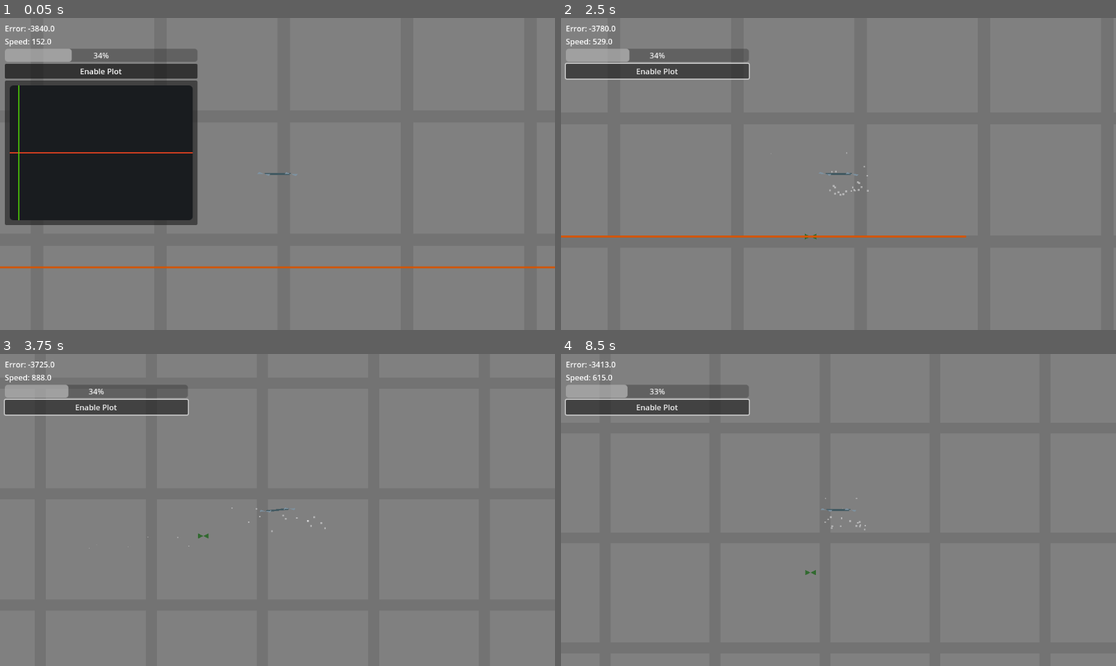
Above: before the commit, frames 1-4 (two rows, left to right).
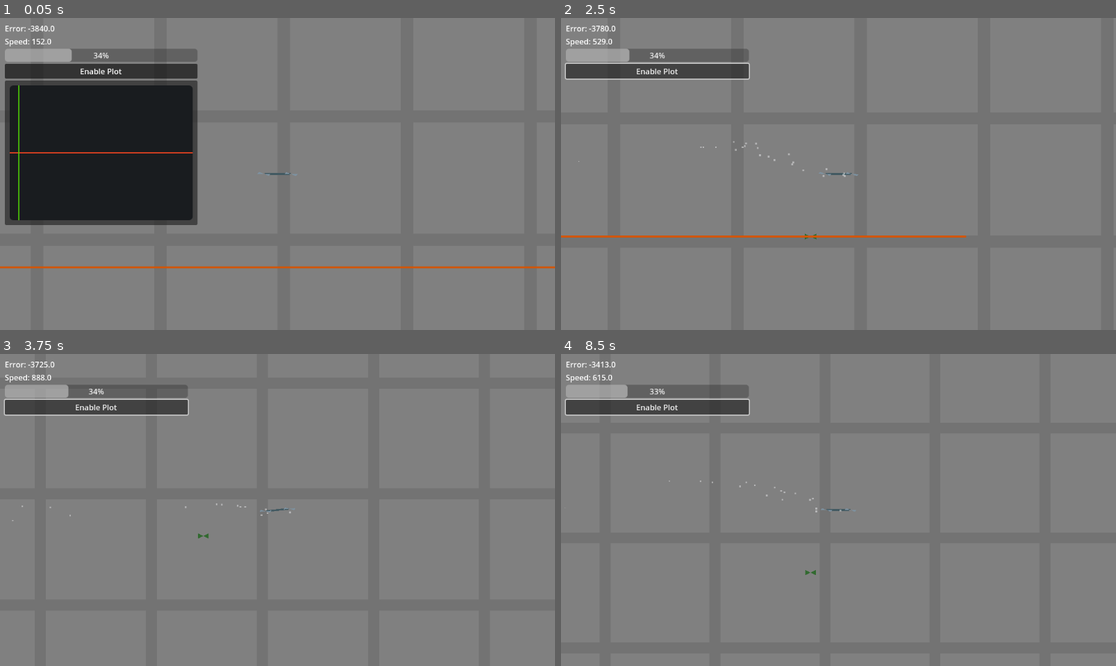
Above: after the commit, the same moments.

Repository: NattHerman/control
Game: Godot game, scene res://main.tscn
The game is run twice, just before and just after one commit, with the same random seed, the same clock (stepped at 60 frames per second) and the same inputs. The engine's default icon, where the game draws it, is replaced by a stand-in: a white triangle on a blue panel in a dark square.
Inputs (mouse positions are in pixels of both pictures, inside the frame that each line leads up to):
- Up to frame 1 (0.05 s): no input
- Up to frame 2 (2.5 s): click "Enable Plot" at 0.5 s; tap Enter (ui_accept) at 1.25, 1.52 s; move the mouse to (960, 158) at 1.27 s; hold D (lean_right) 1.28-2 s; hold Shift (pan_speed_increase) 1.28-2 s; click (960, 158) at 1.42 s; drag from (727, 189) to (810, 236) at 2.02 s
- Up to frame 3 (3.75 s): move the mouse to (333, 441) at 2.77 s; hold D (lean_right) 2.78-3.5 s; hold Mouse wheel down (zoom_out) 2.78-3.5 s; drag from (249, 572) to (111, 463) at 3.52 s
- Up to frame 4 (8.5 s): tap Enter (ui_accept) at 4.25, 4.52, 5.75, 7.52 s; move the mouse to (1005, 556) at 4.27 s; hold A (lean_left) 4.28-5 s; hold Mouse wheel up (zoom_in) 4.28-5 s; drag from (672, 463) to (755, 432) at 5.02 s; move the mouse to (866, 510) at 5.77 s; hold S (pan_down) 5.78-6.5 s; hold Shift (pan_speed_increase) 5.78-6.5 s; click (866, 510) at 5.92 s; drag from (755, 432) to (727, 525) at 6.52 s; move the mouse to (960, 494) at 7.27 s; hold W (pan_up) 7.28-8 s; hold Mouse wheel down (zoom_out) 7.28-8 s; drag from (727, 525) to (810, 572) at 8.02 s

Frame 1 is identical in both runs. In frame 2, less than 0.1% of the frame differs, in the area x 3-56%, y 39-58%; in frame 3, less than 0.1%; in frame 4, less than 0.1%.

Commit message:
Particles no longer inherit velocity

Diff:
--- a/drone/propeller.tscn
+++ b/drone/propeller.tscn
@@ -20,7 +20,6 @@
 emission_ring_radius = 7.0
 emission_ring_inner_radius = 3.0
 emission_ring_cone_angle = 90.0
-inherit_velocity_ratio = 0.897
 direction = Vector3(0, 1, 0)
 spread = 10.862
 initial_velocity_min = 120.0
